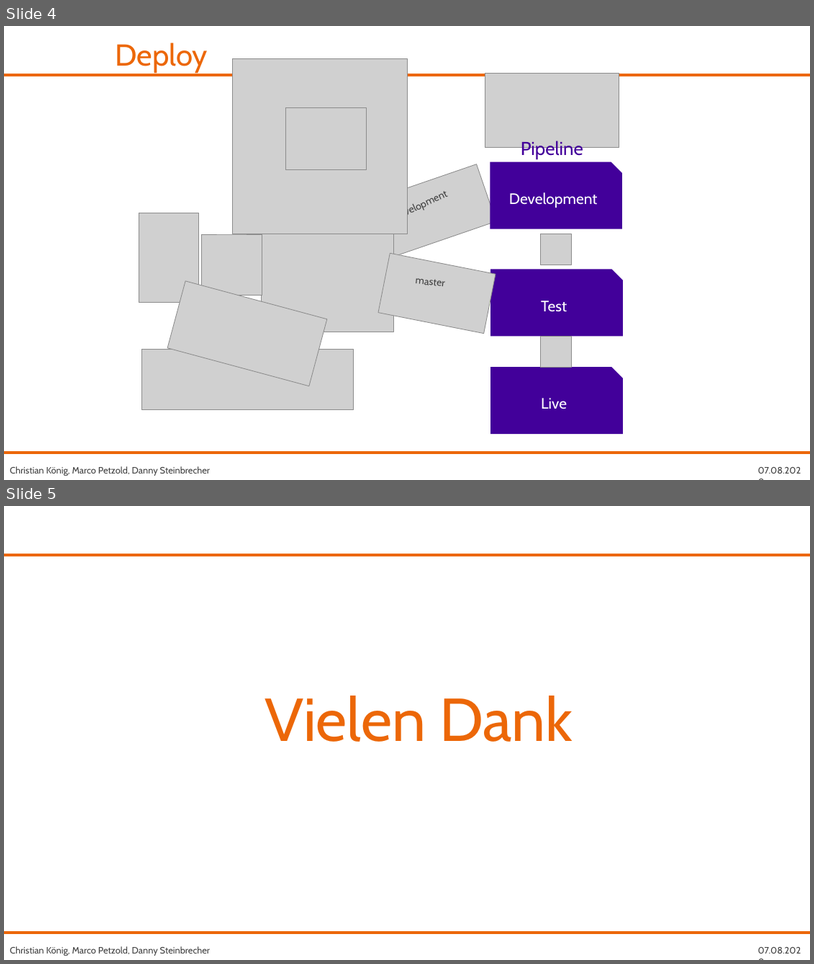
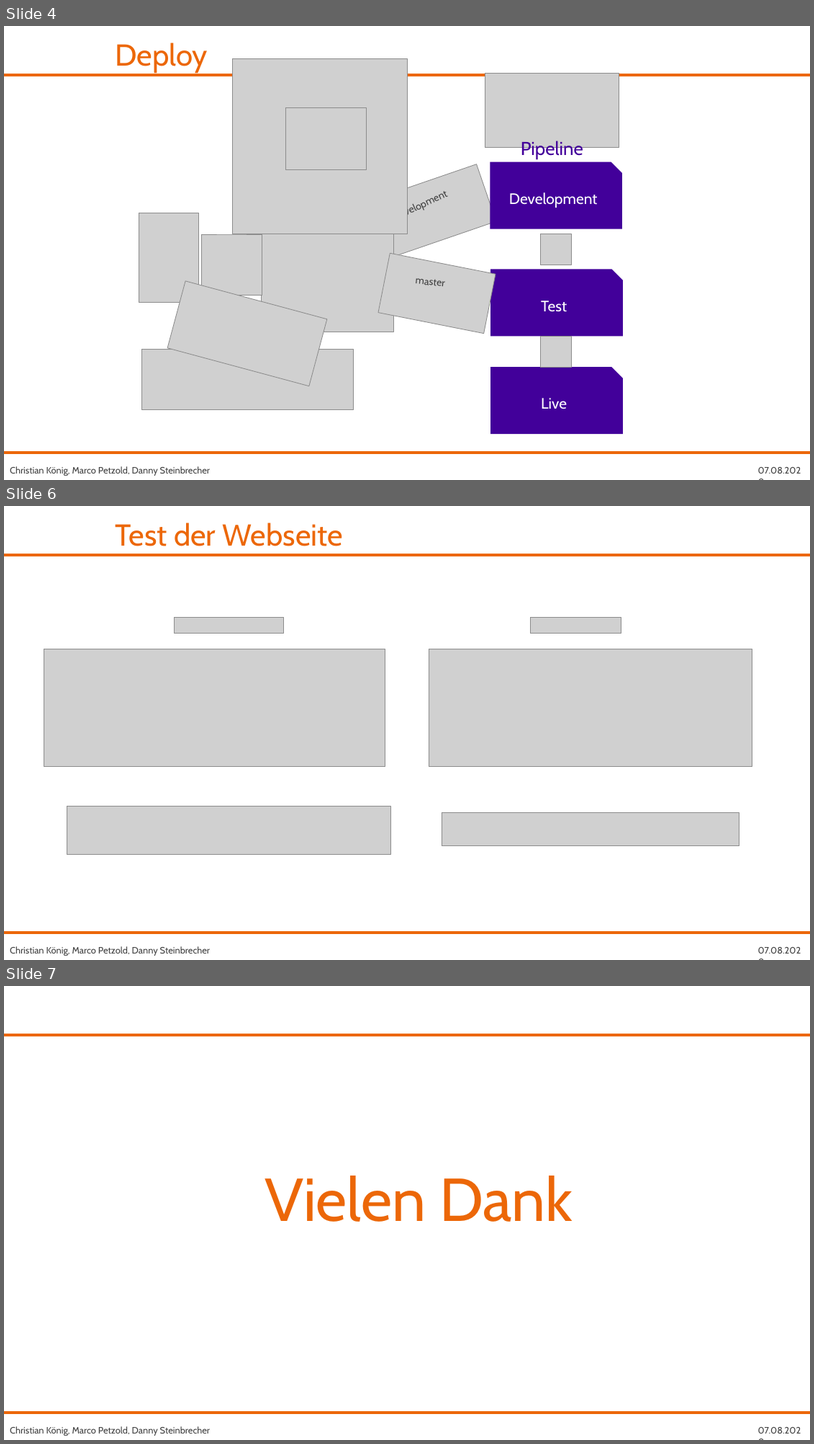
Before and after one commit to fh-erfurt/RentATool, a slide deck: share/presentations/Java 2/RentATool_17.07.2020.pptx. Shown one above the other, each under a label of ours: slides 4 and 5 before the commit, slides 4, 6 and 7 after it; the slides between them are not shown. The pictures are 814x964 and 814x1444 pixels, drawn with LibreOffice and Linux fonts; fonts in the diff are those of the drawing; grey boxes stand for pictures; background and template pictures are left out. Boxes give left, top, right and bottom in pixels: in the first picture for what was removed or moved away, otherwise in the second. Text is boxed around its words. In the diff, an @@ line names an element or a change of style, - is before the commit and + after.

```diff
--- a/share/presentations/Java 2/RentATool_17.07.2020.pptx
+++ b/share/presentations/Java 2/RentATool_17.07.2020.pptx
@@ slide 6 added at [4, 506, 810, 960], background #FFFFFF; not listed: 4 template elements that a slide beside it also shows @@
@@ text added at [116, 523, 343, 546], 36 pt, text #EC6708 @@
+Test der Webseite
@@ picture added at [174, 617, 283, 633] @@
@@ picture added at [531, 617, 622, 633] @@
@@ picture added at [44, 649, 386, 766] @@
@@ picture added at [429, 649, 752, 766] @@
@@ picture added at [67, 806, 391, 854] @@
@@ picture added at [442, 813, 741, 846] @@
@@ what was slide 5 is now slide 7 @@
```
Also in this commit, not shown: 2 other slides added, 1 slide removed, 1 other file.
